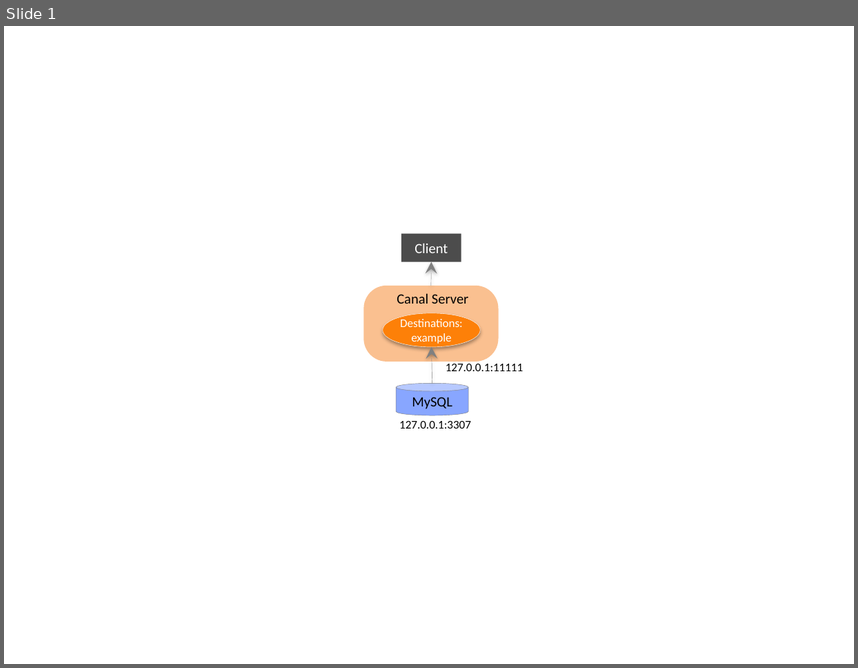
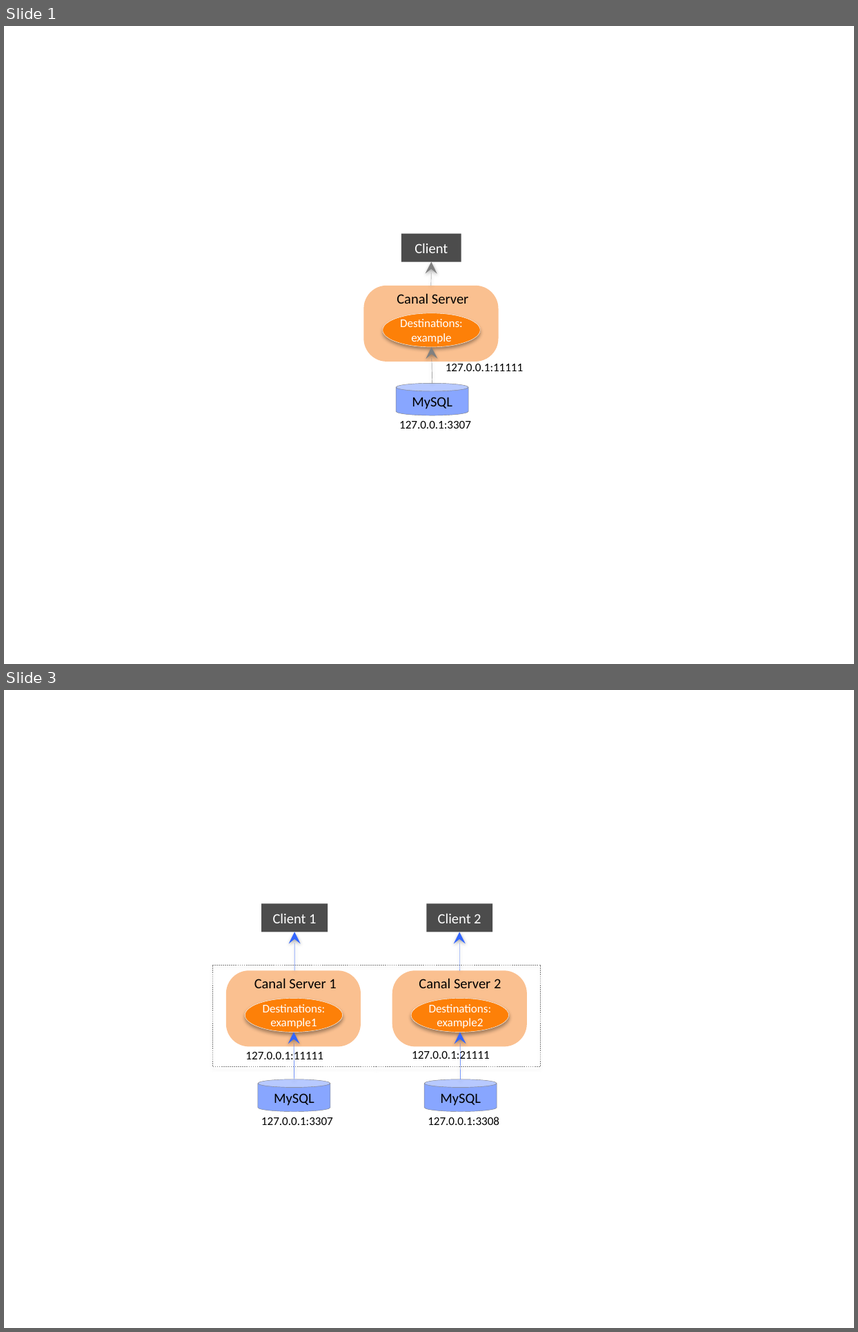
Before and after one commit to Richie-Leo/ydres, a slide deck: img/10/120/1010/canal-image-source.pptx. Shown one above the other, each under a label of ours: slide 1 before the commit, slides 1 and 3 after it; the slides between them are not shown. The pictures are 858x668 and 858x1332 pixels, drawn with LibreOffice and Linux fonts; fonts in the diff are those of the drawing. Boxes give left, top, right and bottom in pixels: in the first picture for what was removed or moved away, otherwise in the second. Text is boxed around its words. In the diff, an @@ line names an element or a change of style, - is before the commit and + after.

Commit message:
canal quickstart

```diff
--- a/img/10/120/1010/canal-image-source.pptx
+++ b/img/10/120/1010/canal-image-source.pptx
@@ slide 3 added at (4,690,854,1328), background #FFFFFF @@
@@ rectangle added at (261,903,328,931), fill #000000 at 70% opacity, 12 pt, text #FFFFFF @@
+Client 1
@@ rectangle added at (426,903,493,931), fill #000000 at 70% opacity, 12 pt, text #FFFFFF @@
+Client 2
@@ arrow added from (294, 971) to (294, 931), #3366FF 0.25 pt @@
@@ arrow added from (459, 971) to (459, 931), #3366FF 0.25 pt @@
@@ rectangle added at (212,965,540,1067), outline #808080 0.25 pt dashed @@
@@ rounded rectangle added at (226,971,360,1046), fill #FAC090 @@
@@ text added at (254,978,336,988), 12 pt, text #000000 @@
+Canal Server 1
@@ rounded rectangle added at (392,971,527,1046), fill #FAC090 @@
@@ text added at (419,978,501,988), 12 pt, text #000000 @@
+Canal Server 2
@@ ellipse added at (245,998,342,1032), fill #FD8008, outline #FFFFFF 0.25 pt, 10 pt, text #FFFFFF @@
+Destinations:
+example1
@@ ellipse added at (411,998,509,1032), fill #FD8008, outline #FFFFFF 0.25 pt, 10 pt, text #FFFFFF @@
+Destinations:
+example2
@@ arrow added from (294, 1079) to (294, 1032), #3366FF 0.25 pt @@
@@ arrow added from (461, 1079) to (459, 1032), #3366FF 0.25 pt @@
@@ text added at (245,1049,323,1063), 10 pt, text #000000 @@
+127.0.0.1:11111
@@ text added at (412,1049,490,1063), 10 pt, text #000000 @@
+127.0.0.1:21111
@@ cylinder added at (258,1079,330,1112), fill #3366FF at 58% opacity, outline #808080 0.25 pt, 12 pt, text #000000 @@
+MySQL
@@ cylinder added at (425,1079,497,1112), fill #3366FF at 58% opacity, outline #808080 0.25 pt, 12 pt, text #000000 @@
+MySQL
@@ text added at (261,1117,333,1125), 10 pt, text #000000 @@
+127.0.0.1:3307
@@ text added at (428,1116,499,1125), 10 pt, text #000000 @@
+127.0.0.1:3308
```
Also in this commit, not shown: 1 slide changed, 2 other files.
